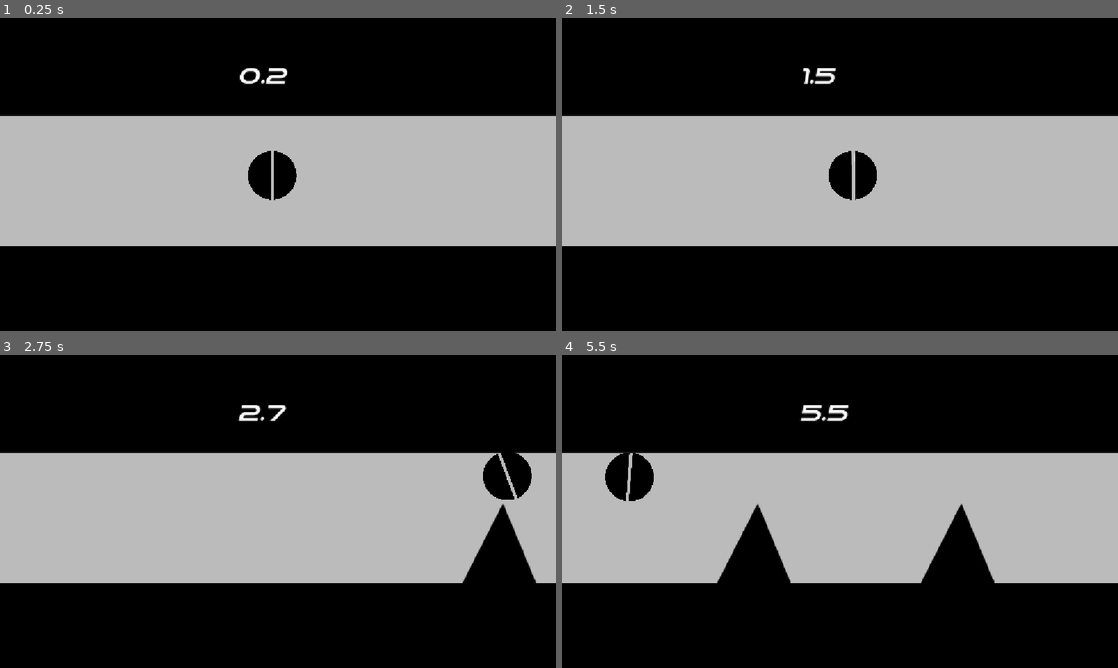
Above: before the commit, frames 1-4 (two rows, left to right).
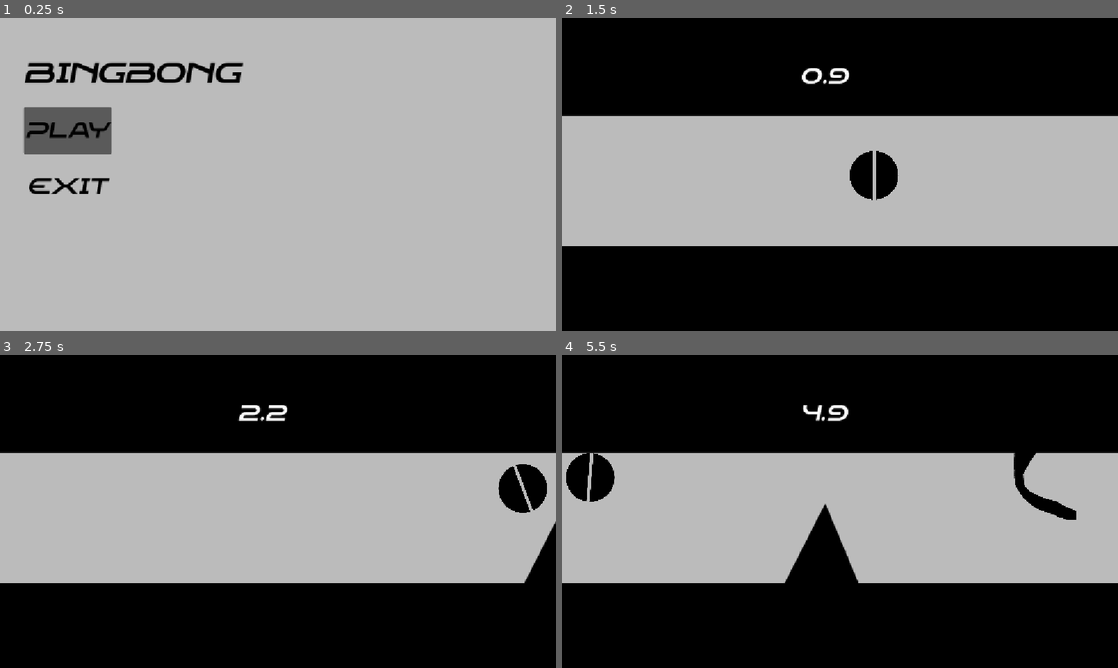
Above: after the commit, the same moments.

Repository: Martycat111/Bingbong
Game: Godot game, scene res://Scenes/menu.tscn
The game is run twice, just before and just after one commit, with the same random seed, the same clock (stepped at 60 frames per second) and the same inputs. Before the commit the project starts from res://Scenes/game.tscn.
Inputs (mouse positions are in pixels of both pictures, inside the frame that each line leads up to):
- Up to frame 1 (0.25 s): no input
- Up to frame 2 (1.5 s): click (628, 130) at 0.5 s, where only the run after the commit has a clickable "Play"; hold Space (shoot) from 1.28 s (still down)
- Up to frame 3 (2.75 s): release Space (shoot) at 2.03 s; tap Left (rotate clockwise) at 2.1 s; tap Space (shoot) at 2.3 s
- Up to frame 4 (5.5 s): hold Right (rotate counterclockwise) 2.78-3.53 s; tap Space (shoot) at 3.05, 3.6, 5.3 s; hold Space (shoot) 4.28-5.03 s; tap Left (rotate clockwise) at 5.1 s

The runs differ from the first frame. In frame 1, 61% of the frame differs, in the area x 0-100%, y 0-100%; in frame 2, 1.5%; in frame 3, 3.5%; in frame 4, 7.8%.

Commit message:
The

Diff:
--- /dev/null
+++ b/Scenes/Obstacle2.tscn
@@ -0,0 +1,18 @@
+[gd_scene format=3 uid="uid://cqj5pitywsnev"]
+
+[ext_resource type="Script" uid="uid://ba4s2xsu60hpp" path="res://Scripts/obstacle.gd" id="1_0844i"]
+[ext_resource type="Texture2D" uid="uid://cey8yjxugdfuq" path="res://Assets/obstacle2.png" id="2_0844i"]
+
+[sub_resource type="PhysicsMaterial" id="PhysicsMaterial_2sxyv"]
+
+[node name="Obstacle" type="StaticBody2D" unique_id=1369354784]
+physics_material_override = SubResource("PhysicsMaterial_2sxyv")
+script = ExtResource("1_0844i")
+
+[node name="Obstacle" type="Sprite2D" parent="." unique_id=1567840298]
+position = Vector2(-0.99999994, -80.99999)
+scale = Vector2(0.4, 0.4)
+texture = ExtResource("2_0844i")
+
+[node name="CollisionPolygon2D" type="CollisionPolygon2D" parent="." unique_id=1042038862]
+polygon = PackedVector2Array(-10.555556, -2.2222223, 46.111115, -0.5555556, 46.666668, -76.66667, 44.444447, -89.44445, 35.555557, -104.44445, 27.222223, -117.22223, 14.444445, -128.8889, -2.777778, -139.44446, -23.333334, -146.66667, -36.111115, -150.55556, -42.222225, -155, -50.000004, -157.77779, -61.111115, -161.11111, -81.111115, -161.11111, -81.111115, -142.22223, -45.555557, -126.66667, -42.222225, -123.333336, -10, -113.88889, 11.111112, -104.44445, 22.777779, -94.44445, 27.777779, -81.111115, 27.777779, -66.111115)
--- a/Scenes/game.tscn
+++ b/Scenes/game.tscn
@@ -9,7 +9,7 @@
 size = Vector2(2016.9495, 758.2135)
 
 [sub_resource type="RectangleShape2D" id="RectangleShape2D_1tyn0"]
-size = Vector2(1252, 343)
+size = Vector2(1148, 343)
 
 [node name="Game" type="Node2D" unique_id=45109936]
 
@@ -46,7 +46,7 @@
 [node name="Area2D" type="Area2D" parent="." unique_id=1490485489]
 
 [node name="CollisionShape2D" type="CollisionShape2D" parent="Area2D" unique_id=1744090908]
-position = Vector2(586, 338.5)
+position = Vector2(579, 338.5)
 shape = SubResource("RectangleShape2D_1tyn0")
 
 [node name="Label" type="Label" parent="." unique_id=2054885134]
--- a/Scenes/menu.tscn
+++ b/Scenes/menu.tscn
@@ -7,6 +7,7 @@
 [node name="Menu" type="Node2D" unique_id=353752980]
 
 [node name="TitleScreen" type="Sprite2D" parent="." unique_id=347506591]
+visible = false
 position = Vector2(583, 333.00003)
 scale = Vector2(2.32, 3.29)
 texture = ExtResource("1_xhh6f")
@@ -19,7 +20,7 @@
 offset_bottom = 141.0
 theme_override_colors/font_color = Color(0, 0, 0, 1)
 theme_override_fonts/font = ExtResource("2_cayip")
-theme_override_font_sizes/font_size = 36
+theme_override_font_sizes/font_size = 60
 text = "BingBong"
 
 [node name="Button" type="Button" parent="." unique_id=2034736032]
@@ -27,7 +28,6 @@
 offset_top = 185.0
 offset_right = 231.0
 offset_bottom = 282.0
-theme_type_variation = &"FlatButton"
 theme_override_colors/font_color = Color(0, 0, 0, 1)
 theme_override_fonts/font = ExtResource("2_cayip")
 theme_override_font_sizes/font_size = 45
--- a/Scenes/player_bingbong.gd
+++ b/Scenes/player_bingbong.gd
@@ -1,7 +1,8 @@
 extends CharacterBody2D
 
 @export var speed = 4000
-var screen_side
+var time_since_shoot = 0
+var time_between_shoot = 0.5
 
 # Called when the node enters the scene tree for the first time.
 func _ready() -> void:
@@ -10,12 +11,14 @@
 
 
 func _physics_process(delta: float) -> void:
+	time_since_shoot += delta
 	if Input.is_action_pressed("rotate clockwise"):
 		#self.rotate_degrees(45)
 		self.rotation_degrees -= 5
 	if Input.is_action_pressed("rotate counterclockwise"):
 		self.rotation_degrees += 5
-	if Input.is_action_pressed("shoot"):
+	if Input.is_action_pressed("shoot") and time_since_shoot > time_between_shoot:
+		time_since_shoot = 0
 		velocity = Vector2(1, 0).rotated(rotation) * (speed * 10) * delta
 	if velocity.x > 0:
 		velocity.x -= 500 * delta
--- a/Scripts/spawner.gd
+++ b/Scripts/spawner.gd
@@ -5,6 +5,8 @@
 var time_since_spawn = 0
 
 var obstacle_scene = load("res://Scenes/Obstacle.tscn")
+var obstacle2_scene = load("res://Scenes/Obstacle2.tscn")
+
 
 var player_scene = load("res://Scenes/Player.tscn")
 
@@ -21,13 +23,16 @@
 	self.add_child(instance)
 
 func reverse():
-	print("reverse")
 	reverse_time = time + randi_range(5, 20)
 	Globals.reversed = !Globals.reversed
 
 func spawn():
 	Globals.speed_multiplier += 0.1
+	Globals.speed_multiplier = clamp(Globals.speed_multiplier, 1, 3)
+	var chance = randf_range(0, 1)
 	var instance = obstacle_scene.instantiate()
+	if chance > 0.5:
+		instance = obstacle2_scene.instantiate()
 	if randf_range(0, 1) > 0.5:
 		top_obstacles.add_child(instance)
 		instance.rotation = deg_to_rad(180)
--- a/project.godot
+++ b/project.godot
@@ -11,7 +11,7 @@
 [application]
 
 config/name="Bingbong"
-run/main_scene="uid://g0nfo73p5umy"
+run/main_scene="uid://dr6ufxfol0uer"
 config/features=PackedStringArray("4.7", "Forward Plus")
 config/icon="res://icon.svg"
 
